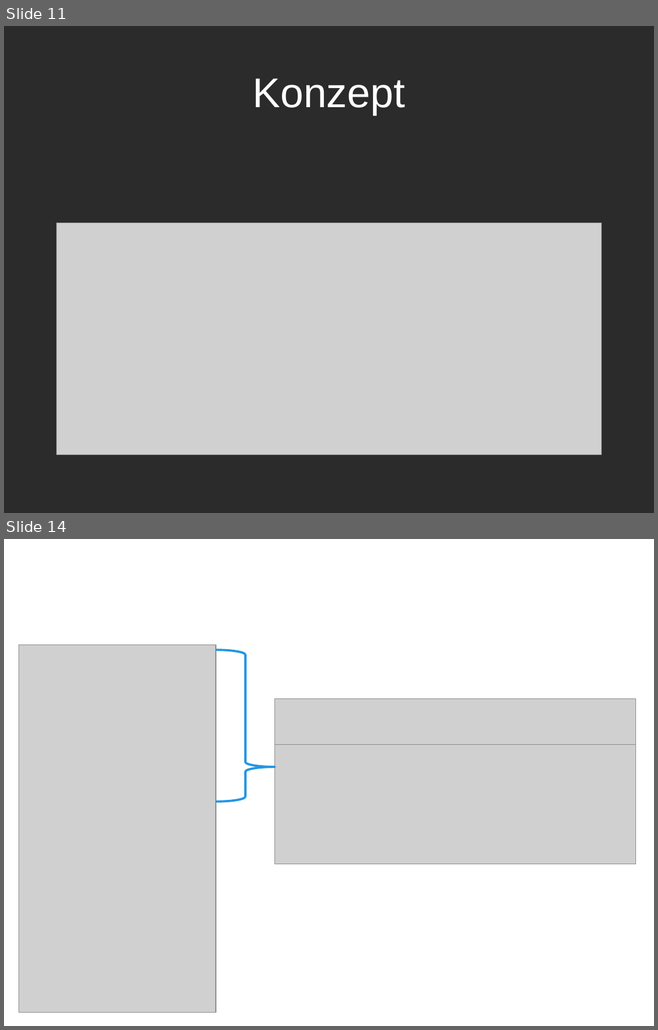
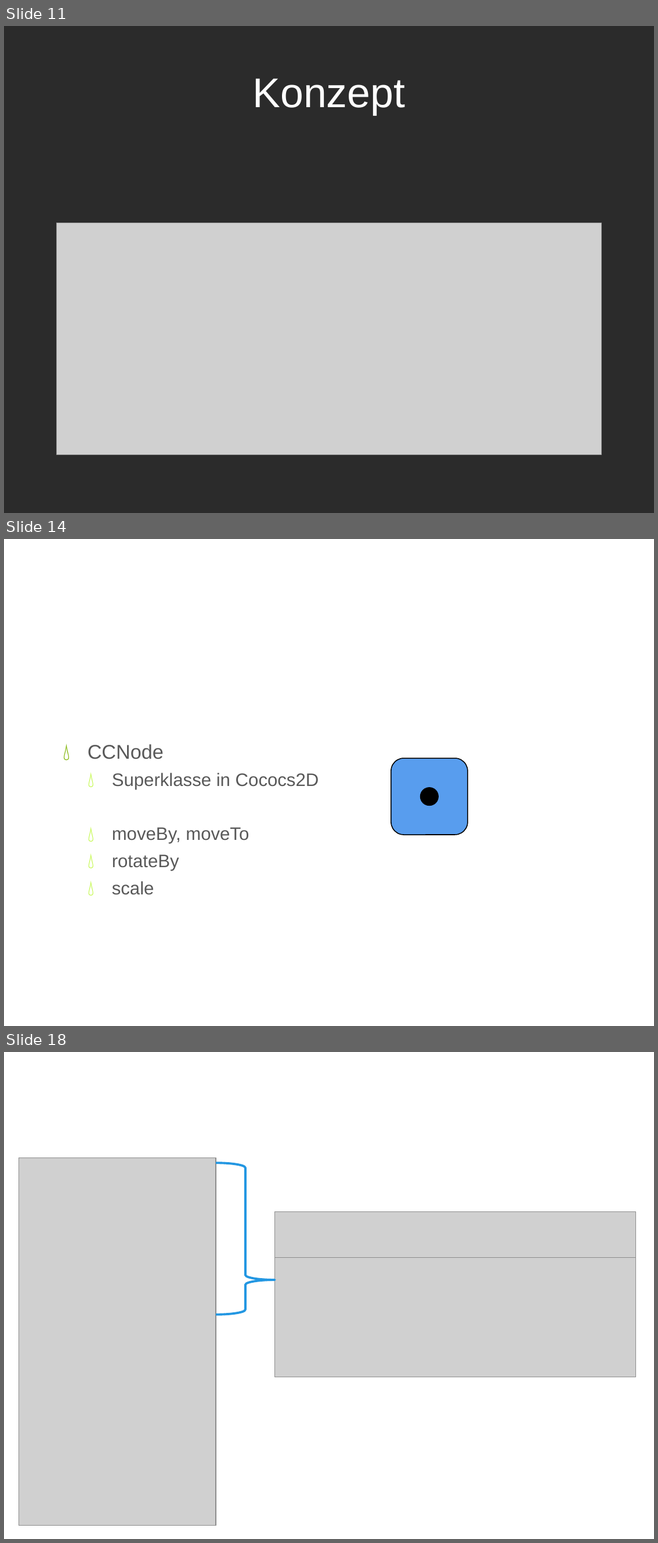
Before and after one commit to iluuu1994/Super-Mario-Bros, a slide deck: Resources/docs/CGR Präsentation.pptx. Shown one above the other, each under a label of ours: slides 11 and 14 before the commit, slides 11, 14 and 18 after it; the slides between them are not shown. The pictures are 658x1030 and 658x1543 pixels, drawn with LibreOffice and Linux fonts; fonts in the diff are those of the drawing; grey boxes stand for pictures; background and template pictures are left out; a plain dark background stands for a picture behind light text. Boxes give left, top, right and bottom in pixels: in the first picture for what was removed or moved away, otherwise in the second. Text is boxed around its words. In the diff, an @@ line names an element or a change of style, - is before the commit and + after.

```diff
--- a/Resources/docs/CGR Präsentation.pptx
+++ b/Resources/docs/CGR Präsentation.pptx
@@ slide 14 added at <box>4,539,654,1026</box>, background picture (left out) @@
@@ title added at <box>36,564,621,645</box>, 46 pt, text #FFFFFF @@
+Nodes
@@ text added at <box>88,744,319,895</box>, 20 pt, text #595959 @@
+💧 CCNode
+  💧 Superklasse in Cococs2D
+  💧 moveBy, moveTo
+  💧 rotateBy
+  💧 scale
@@ rounded rectangle added at <box>390,759,467,835</box>, fill #589DEE, outline #000000 1 pt @@
@@ ellipse added at <box>420,787,438,806</box>, fill #000000 @@
@@ what was slide 14 is now slide 18 @@
```
Also in this commit, not shown: 1 slide changed, 8 other slides added, 1 slide removed, 1 other file.
